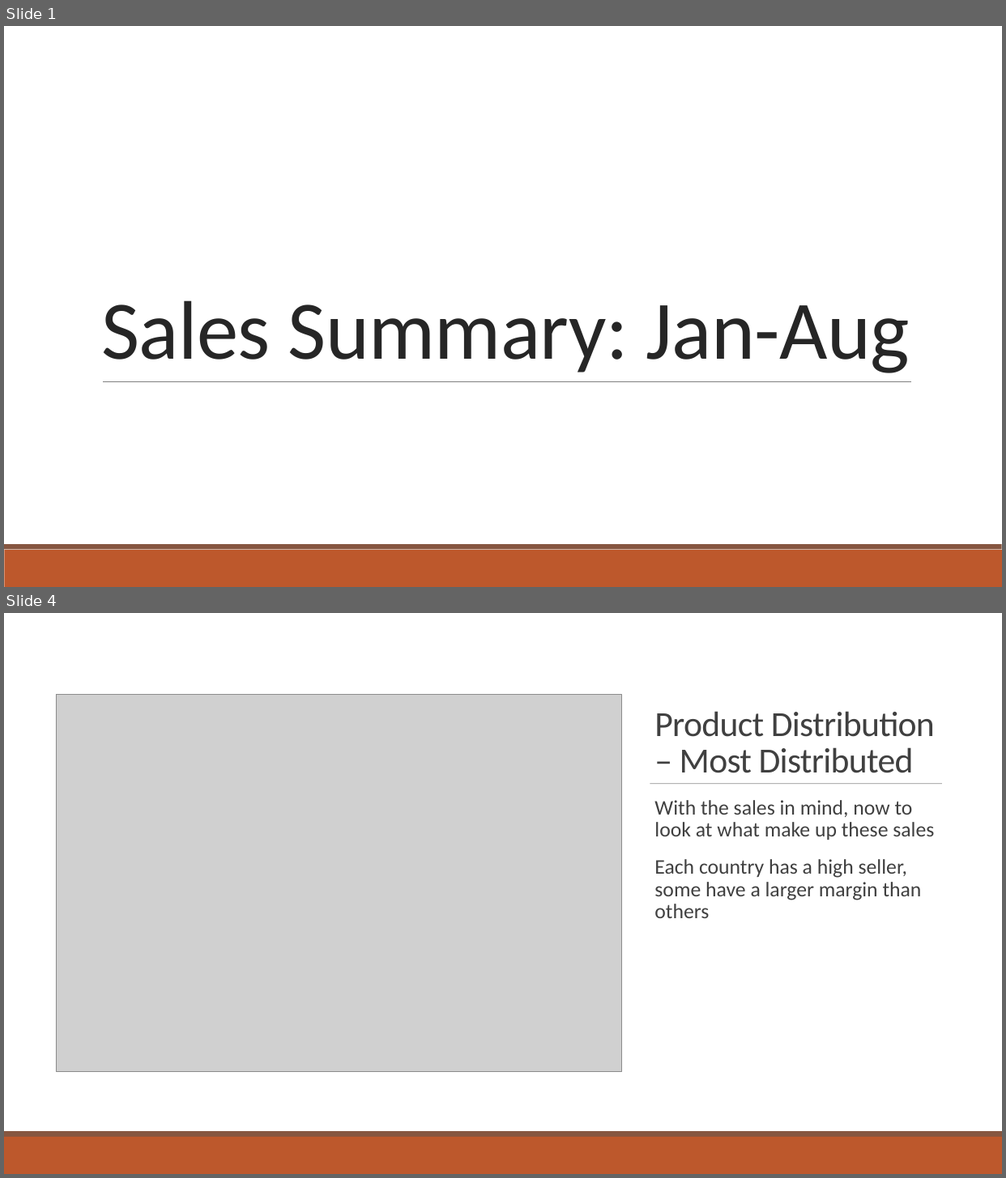
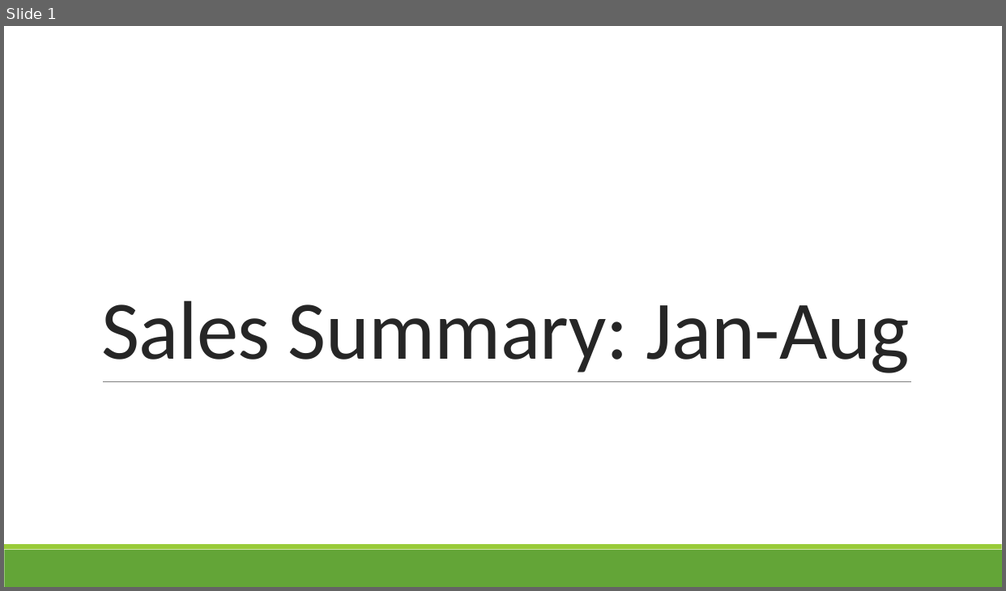
Before and after one commit to davidag2696/Chocolate_Sales_Jan-Aug, a slide deck: chocolate_sales.pptx. Shown one above the other, each under a label of ours: slides 1 and 4 before the commit, slide 1 after it; the slides between them are not shown. The pictures are 1006x1178 and 1006x591 pixels, drawn with LibreOffice and Linux fonts; fonts in the diff are those of the drawing; grey boxes stand for pictures. Boxes give left, top, right and bottom in pixels: in the first picture for what was removed or moved away, otherwise in the second. Text is boxed around its words. In the diff, an @@ line names an element or a change of style, - is before the commit and + after.

```diff
--- a/chocolate_sales.pptx
+++ b/chocolate_sales.pptx
@@ slide 4 removed at (x1=4, y1=613, x2=1002, y2=1174), background #FFFFFF @@
@@ rectangle removed at (x1=4, y1=613, x2=1002, y2=1131) @@
@@ picture removed at (x1=56, y1=694, x2=621, y2=1071) @@
@@ title removed at (x1=654, y1=711, x2=935, y2=773) @@
-Product Distribution – Most Distributed
@@ line removed from (650, 784) to (942, 784) @@
@@ text removed at (x1=654, y1=800, x2=934, y2=918) @@
-  With the sales in mind, now to look at what make up these sales
-  Each country has a high seller, some have a larger margin than others
@@ rectangle removed at (x1=4, y1=1131, x2=1002, y2=1137) @@
@@ rectangle removed at (x1=4, y1=1137, x2=1002, y2=1174) @@
@@ slide 1 changed as well @@
@@ rectangle at (x1=4, y1=550, x2=1002, y2=587): fill #BD582C to #63A537 @@
@@ rectangle at (x1=4, y1=544, x2=1002, y2=550): fill #865640 to #99CB38 @@
```
Also in this commit, not shown: 3 other slides changed, 5 slides added, 3 other slides removed, 1 other file.
